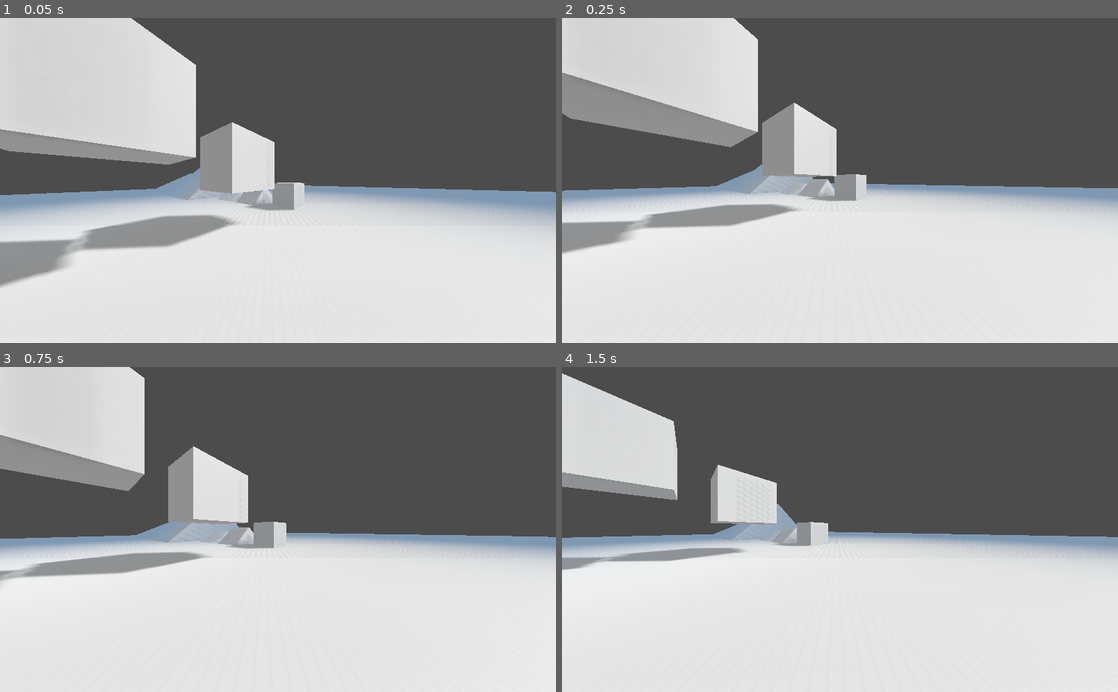
Above: before the commit, frames 1-4 (two rows, left to right).
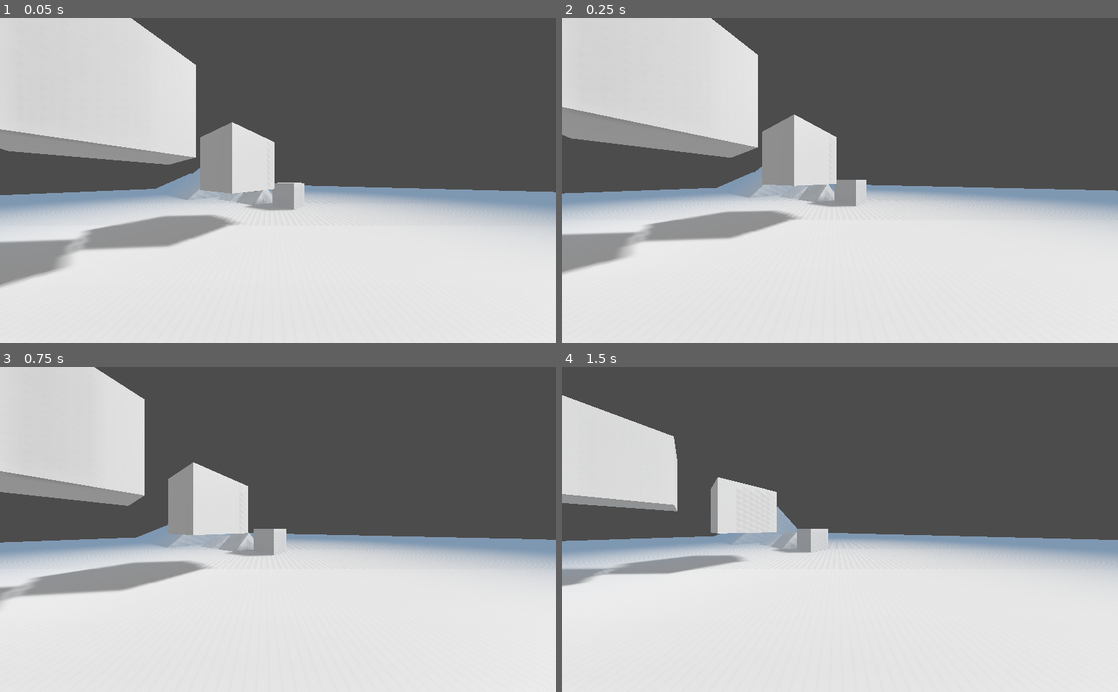
Above: after the commit, the same moments.

Repository: LoslierDimitri/Vampire
Game: Godot game, scene res://Main/Main.tscn
Same seed, same stepped clock (60 frames per second), same inputs: the game is played once before the commit and once after it.
Inputs (mouse positions are in pixels of both pictures, inside the frame that each line leads up to):
- Up to frame 1 (0.05 s): no input
- Up to frame 2 (0.25 s): no input
- Up to frame 3 (0.75 s): move the mouse to (305, 529) at 0.52 s; hold D (d) from 0.53 s (still down)
- Up to frame 4 (1.5 s): tap S (s) at 0.8, 1.35 s; move the mouse to (812, 529) at 1.27 s; release D (d) at 1.28 s

Frame 1 is identical in both runs. In frame 2, 12% of the frame differs, in the area x 0-100%, y 0-79%; in frame 3, 12%, in the area x 0-100%, y 0-74%; in frame 4, 9.3%.

Commit message:
Crouch in progress

Diff:
--- a/Vampire_godot/Player/Player.tscn
+++ b/Vampire_godot/Player/Player.tscn
@@ -1,28 +1,54 @@
-[gd_scene load_steps=6 format=2]
+[gd_scene load_steps=9 format=2]
 
 [ext_resource path="res://Environment/Map_01_01.tres" type="Environment" id=1]
 [ext_resource path="res://Script/Player.gd" type="Script" id=2]
 
 [sub_resource type="CapsuleShape" id=1]
+height = 3.0
+
+[sub_resource type="CapsuleShape" id=4]
+
+[sub_resource type="CylinderShape" id=6]
+height = 1.96589
 
 [sub_resource type="CylinderShape" id=3]
 height = 0.5
 
+[sub_resource type="CylinderShape" id=5]
+height = 0.5
+
 [sub_resource type="BoxShape" id=2]
+extents = Vector3( 1, 2.60806, 1 )
 
 [node name="Player" type="KinematicBody"]
 script = ExtResource( 2 )
 
-[node name="Collision" type="CollisionShape" parent="."]
+[node name="Collision_stand" type="CollisionShape" parent="."]
 transform = Transform( 1, 0, 0, 0, -4.37114e-08, -1, 0, 1, -4.37114e-08, 0, 0, 0 )
 shape = SubResource( 1 )
+
+[node name="Collision_crouch" type="CollisionShape" parent="."]
+transform = Transform( 1, 0, 0, 0, -4.37114e-08, -1, 0, 1, -4.37114e-08, 0, -1, 0 )
+shape = SubResource( 4 )
+
+[node name="Area_crouch_top" type="Area" parent="."]
+
+[node name="CollisionShape" type="CollisionShape" parent="Area_crouch_top"]
+transform = Transform( 1, 0, 0, 0, 1, 0, 0, 0, 1, 0, 1.5, 0 )
+shape = SubResource( 6 )
 
 [node name="Area_top" type="Area" parent="."]
 transform = Transform( 1, 0, 0, 0, 1, 0, 0, 0, 1, 0, -0.172504, 0 )
 
 [node name="Collision_top" type="CollisionShape" parent="Area_top"]
-transform = Transform( 1, 0, 0, 0, 1, 0, 0, 0, 1, 0, 1.5, 0 )
+transform = Transform( 1, 0, 0, 0, 1, 0, 0, 0, 1, 0, 2.4832, 0 )
 shape = SubResource( 3 )
+
+[node name="Area_down" type="Area" parent="."]
+
+[node name="Collision_down" type="CollisionShape" parent="Area_down"]
+transform = Transform( 1, 0, 0, 0, 1, 0, 0, 0, 1, 0, -2.38352, 0 )
+shape = SubResource( 5 )
 
 [node name="Camera_pivot" type="Spatial" parent="."]
 transform = Transform( 1, 0, 0, 0, 1, 0, 0, 0, 1, 0, 1, 0 )
@@ -38,16 +64,24 @@
 transform = Transform( 1, 0, 0, 0, 1, 0, 0, 0, 1, 0, 0, -1.34299 )
 
 [node name="Collision_climb_up" type="CollisionShape" parent="Area_climb_up"]
-transform = Transform( 0.463955, 0, 0, 0, 0.176376, 0, 0, 0, 0.176376, 0, 0.537208, 0 )
+transform = Transform( 0.463955, 0, 0, 0, 0.176376, 0, 0, 0, 0.176376, 0, 0.614475, 0 )
 shape = SubResource( 2 )
 
 [node name="Area_climb_down" type="Area" parent="."]
 transform = Transform( 1, 0, 0, 0, 1, 0, 0, 0, 1, 0, 0, -1.34299 )
 
 [node name="Collision_climb_down" type="CollisionShape" parent="Area_climb_down"]
-transform = Transform( 0.463955, 0, 0, 0, 0.176376, 0, 0, 0, 0.176376, 0, -0.378552, 0 )
+transform = Transform( 0.463955, 0, 0, 0, 0.176376, 0, 0, 0, 0.176376, 0, -0.817864, 0 )
 shape = SubResource( 2 )
 
+[node name="Position_camera_stand" type="Position3D" parent="."]
+transform = Transform( 1, 0, 0, 0, 1, 0, 0, 0, 1, 0, 1, 0 )
+
+[node name="Position_camera_crouch" type="Position3D" parent="."]
+transform = Transform( 1, 0, 0, 0, 1, 0, 0, 0, 1, 0, -0.5, 0 )
+
+[connection signal="body_entered" from="Area_crouch_top" to="." method="_on_Area_crouch_top_body_entered"]
+[connection signal="body_exited" from="Area_crouch_top" to="." method="_on_Area_crouch_top_body_exited"]
 [connection signal="body_entered" from="Area_top" to="." method="_on_Area_top_body_entered"]
 [connection signal="body_exited" from="Area_top" to="." method="_on_Area_top_body_exited"]
 [connection signal="timeout" from="Timer_climb" to="." method="_on_Timer_climb_timeout"]
--- a/Vampire_godot/Script/Player.gd
+++ b/Vampire_godot/Script/Player.gd
@@ -3,7 +3,10 @@
 ###########################################################################
 #node
 onready var CAMERA_PIVOT = get_node("Camera_pivot")
-onready var COLLISION = get_node("Collision")
+onready var CAMERA_POSITION_UP = get_node("Position_camera_stand")
+onready var CAMERA_POSITION_DOWN = get_node("Position_camera_crouch")
+onready var COLLISION_STAND = get_node("Collision_stand")
+onready var COLLSION_CROUCH = get_node("Collision_crouch")
 onready var TIMER_CLIMB = get_node("Timer_climb")
 
 ###########################################################################
@@ -18,6 +21,7 @@
 var speed_actual = 0
 export var speed_walk = 10
 export var speed_run = 30
+export var speed_crouch = 5
 
 export var gravity = 50
 var gravity_vec = Vector3()
@@ -36,6 +40,9 @@
 export var timer_climb_time_fast = 0.5
 export var timer_climb_time_fast_value = 4
 
+var is_crouch = false
+var is_crouch_top = false
+
 ###########################################################################
 #ready
 func _ready():
@@ -49,6 +56,9 @@
 	timer_climb_time_value = timer_climb_time_normal_value
 #	TIMER_CLIMB.wait_time = timer_climb_time_fast
 #	timer_climb_time_value = timer_climb_time_fast_value
+
+#	COLLISION_STAND.disabled = false
+	COLLSION_CROUCH.disabled = true
 
 ###########################################################################
 #input
@@ -91,6 +101,14 @@
 	speed_actual = speed_walk
 	if (Input.is_action_pressed("shift")):
 		speed_actual = speed_run
+	if (is_crouch == true):
+		speed_actual = speed_crouch
+
+	###########################################################################
+	#crouch
+	if (Input.is_action_just_pressed("c") and is_crouch_top == false):
+		is_crouch = not is_crouch
+		COLLISION_STAND.disabled = false
 
 ###########################################################################
 #gravity
@@ -123,7 +141,7 @@
 		if (is_climb == true):
 			climb_direction = Vector3(direction.x * timer_climb_time_value, timer_climb_time_value, direction.z * timer_climb_time_value)
 			TIMER_CLIMB.start()
-			COLLISION.disabled = true
+			COLLISION_STAND.disabled = true
 			climb_timer = true
 
 	###########################################################################
@@ -137,7 +155,14 @@
 ###########################################################################
 #process
 func _process(delta):
-	pass
+	if (is_crouch == true):
+		COLLISION_STAND.disabled = true
+		COLLSION_CROUCH.disabled = false
+		CAMERA_PIVOT.global_transform.origin = CAMERA_POSITION_DOWN.global_transform.origin
+	else:
+#		COLLISION_STAND.disabled = false
+		COLLSION_CROUCH.disabled = true
+		CAMERA_PIVOT.global_transform.origin = CAMERA_POSITION_UP.global_transform.origin
 
 ###########################################################################
 #reset
@@ -167,4 +192,11 @@
 #timer climb
 func _on_Timer_climb_timeout():
 	climb_timer = false
-	COLLISION.disabled = false
+	COLLISION_STAND.disabled = false
+
+###########################################################################
+#crouch top verification
+func _on_Area_crouch_top_body_entered(body):
+	is_crouch_top = true
+func _on_Area_crouch_top_body_exited(body):
+	is_crouch_top = false
--- a/Vampire_godot/project.godot
+++ b/Vampire_godot/project.godot
@@ -54,6 +54,11 @@
 "events": [ Object(InputEventKey,"resource_local_to_scene":false,"resource_name":"","device":0,"alt":false,"shift":false,"control":false,"meta":false,"command":false,"pressed":false,"scancode":0,"physical_scancode":16777237,"unicode":0,"echo":false,"script":null)
  ]
 }
+c={
+"deadzone": 0.5,
+"events": [ Object(InputEventKey,"resource_local_to_scene":false,"resource_name":"","device":0,"alt":false,"shift":false,"control":false,"meta":false,"command":false,"pressed":false,"scancode":0,"physical_scancode":67,"unicode":0,"echo":false,"script":null)
+ ]
+}
 
 [physics]
 
